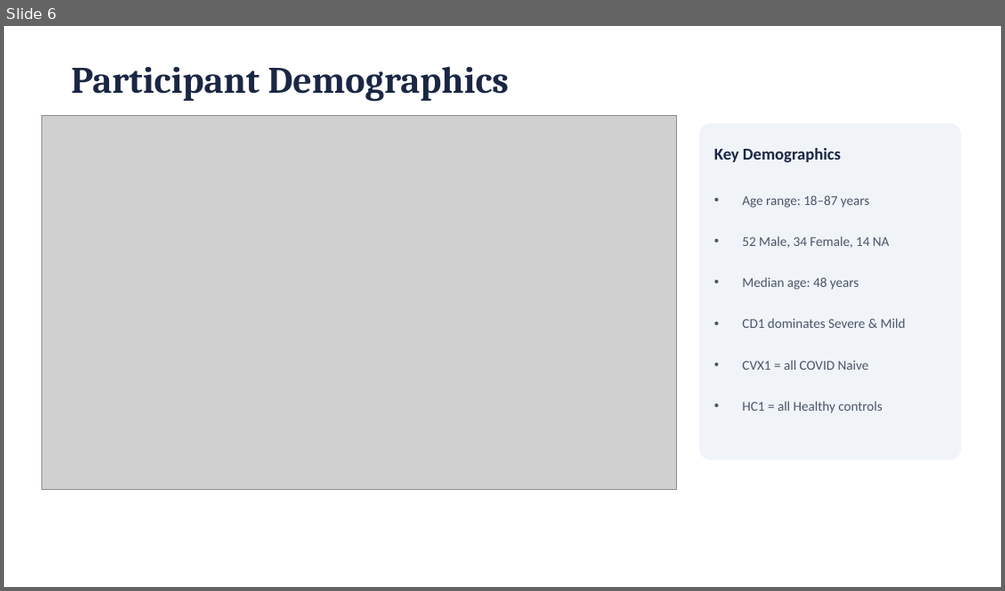
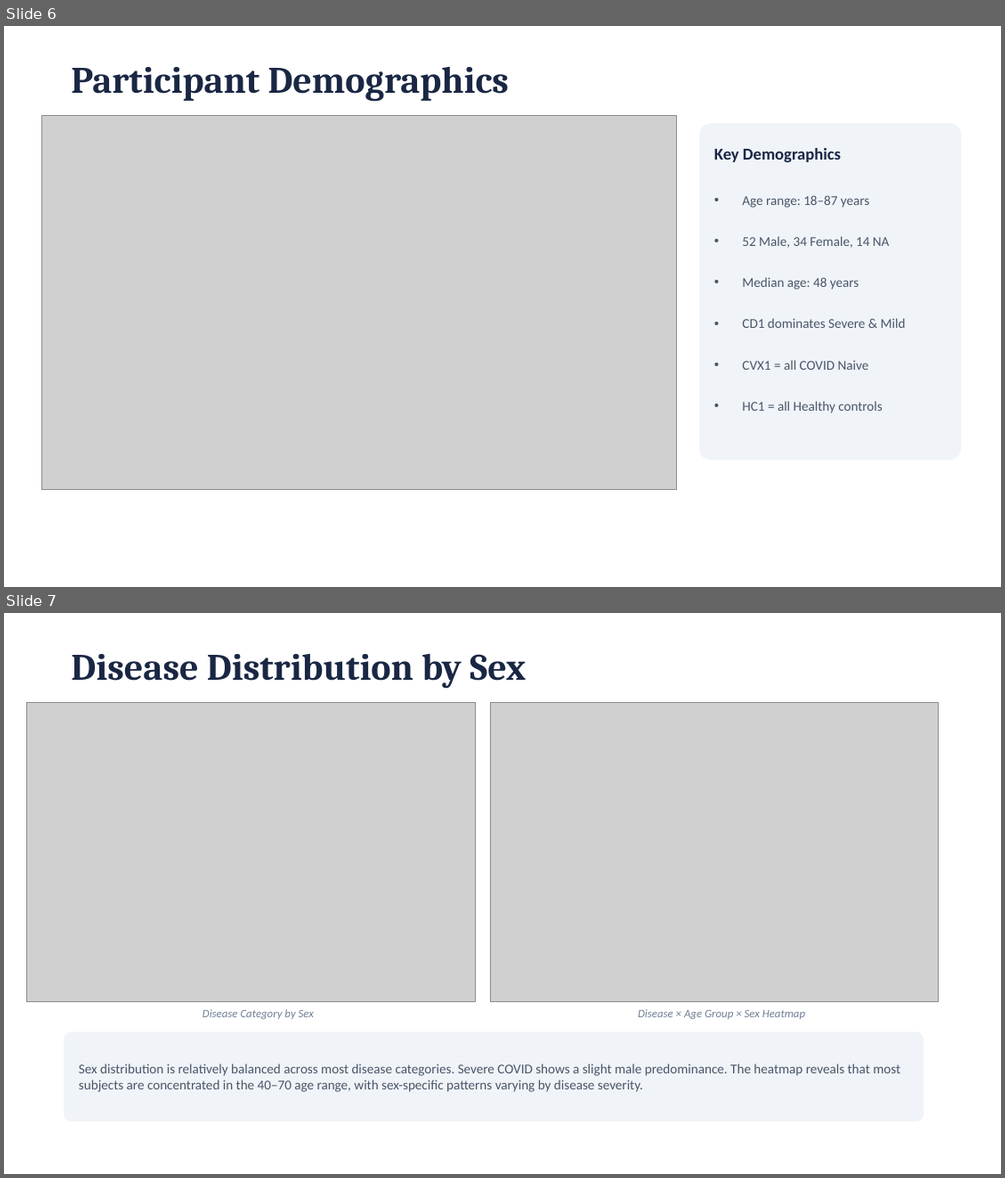
Before and after one commit to areensh/system-immunology-Lab, a slide deck: IS-API_Presentation.pptx. Shown one above the other, each under a label of ours: slide 6 before the commit, slides 6 and 7 after it. The pictures are 1005x591 and 1005x1178 pixels, drawn with LibreOffice and Linux fonts; fonts in the diff are those of the drawing; grey boxes stand for pictures. Boxes give left, top, right and bottom in pixels: in the first picture for what was removed or moved away, otherwise in the second. Text is boxed around its words. In the diff, an @@ line names an element or a change of style, - is before the commit and + after.

```diff
--- a/IS-API_Presentation.pptx
+++ b/IS-API_Presentation.pptx
@@ slide 7 added at (x1=4, y1=613, x2=1001, y2=1174), background #FFFFFF @@
@@ text added at (x1=71, y1=654, x2=526, y2=689), 36 pt, text #1A2744, bold @@
+Disease Distribution by Sex
@@ picture added at (x1=26, y1=703, x2=475, y2=1002) @@
@@ picture added at (x1=490, y1=703, x2=938, y2=1002) @@
@@ text added at (x1=202, y1=1009, x2=314, y2=1019), 11 pt, text #718096, italic @@
+Disease Category by Sex
@@ text added at (x1=638, y1=1009, x2=805, y2=1019), 11 pt, text #718096, italic @@
+Disease × Age Group × Sex Heatmap
@@ rounded rectangle added at (x1=64, y1=1032, x2=923, y2=1121), fill #F0F4F8 @@
@@ text added at (x1=79, y1=1063, x2=900, y2=1092), 13 pt, text #4A5568 @@
+Sex distribution is relatively balanced across most disease categories. Severe COVID shows a slight male predominance. The heatmap reveals that most subjects are concentrated in the 40–70 age range, with sex-specific patterns varying by disease severity.
```
Also in this commit, not shown: 1 other slide added, 1 other file.
